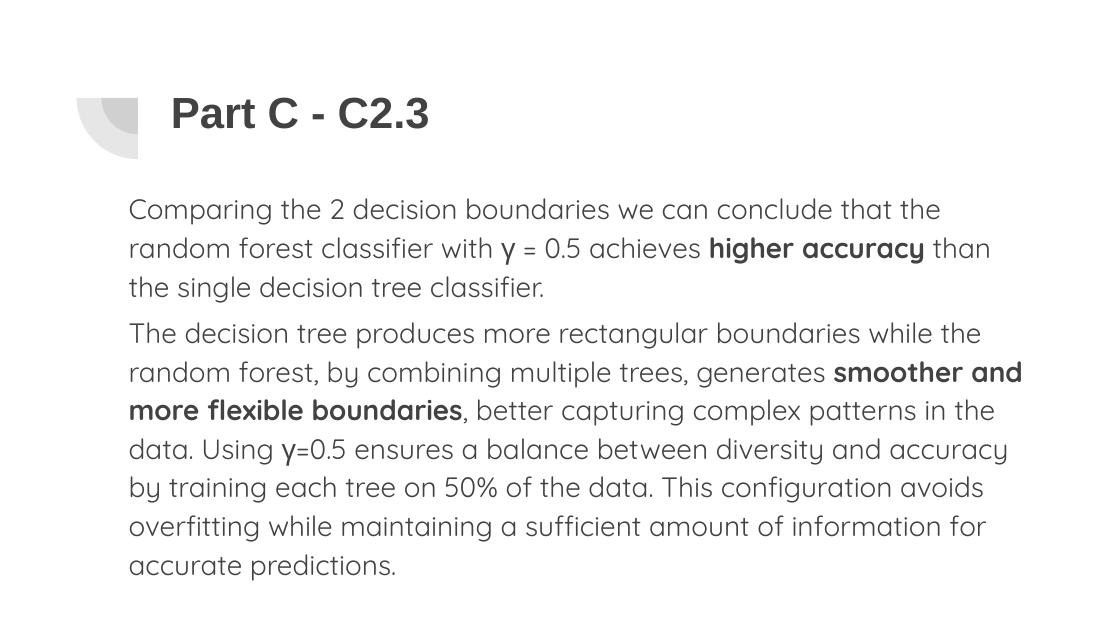
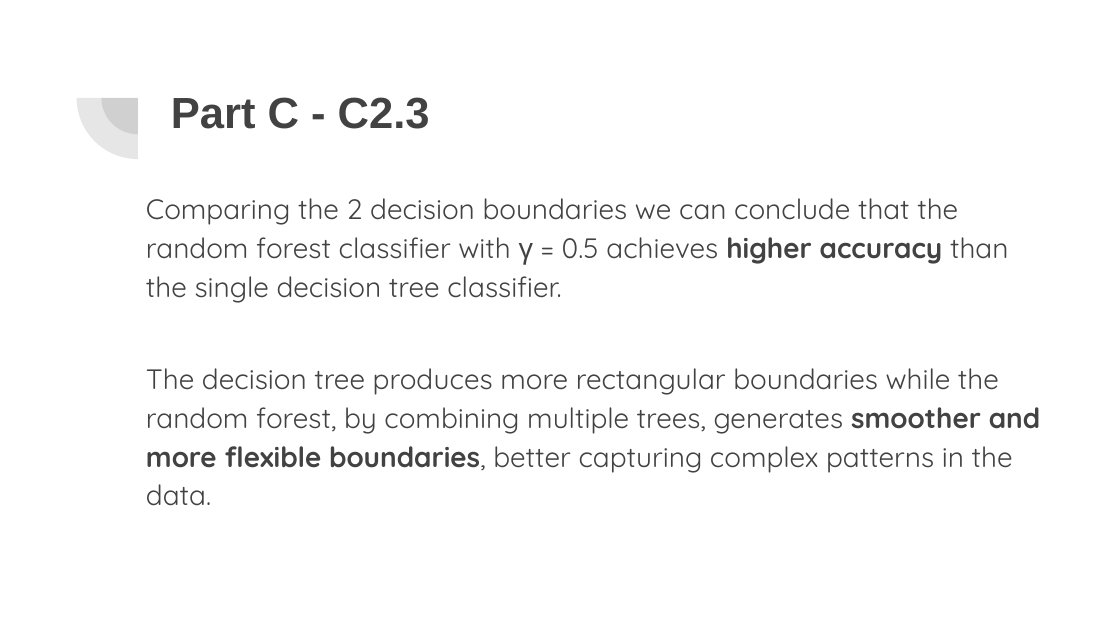
Before and after one commit to NontasBak/PR-Machine-Learning, a slide deck: slide 27 of Team40.pptx. Drawn at 1120x630 pixels with LibreOffice and Linux fonts; fonts in the diff are those of the drawing. Boxes give left, top, right and bottom in pixels: in the first picture for what was removed or moved away, otherwise in the second. Text is boxed around its words. In the diff, an @@ line names an element or a change of style, - is before the commit and + after.

```diff
--- a/Team40.pptx
+++ b/Team40.pptx
@@ text "Comparing the 2 decision boundaries ...": place and size @@
-text "Comparing the 2 decision boundaries ..." at [129,198,1023,581]
+text "Comparing the 2 decision boundaries ..." at [146,198,1041,506]
@@ text at [146,368,1041,506]: text changed @@
-The decision tree produces more rectangular boundaries while the random forest, by combining multiple trees, generates smoother and more flexible boundaries, better capturing complex patterns in the data. Using γ=0.5 ensures a balance between diversity and accuracy by training each tree on 50% of the data. This configuration avoids overfitting while maintaining a sufficient amount of information for accurate predictions.
+The decision tree produces more rectangular boundaries while the random forest, by combining multiple trees, generates smoother and more flexible boundaries, better capturing complex patterns in the data.
```
Also in this commit, not shown: 1 other slide changed, 3 other files.
